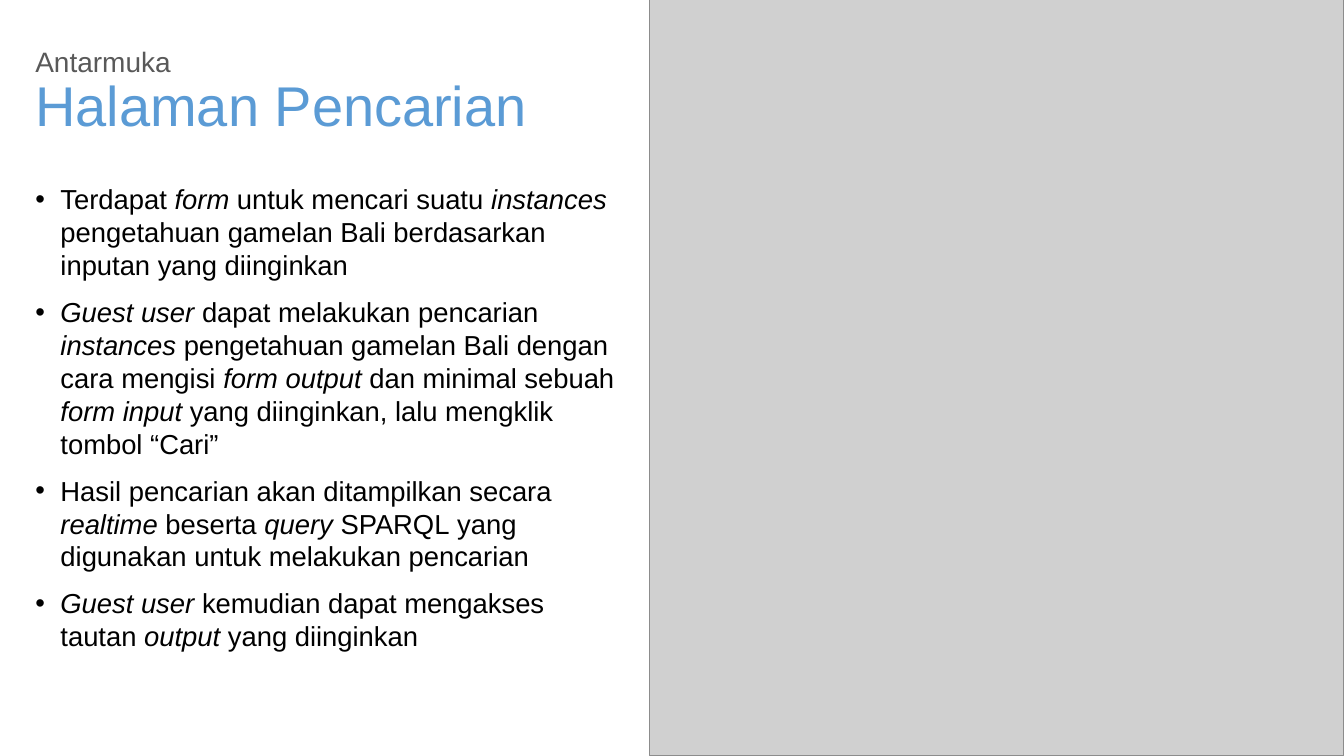
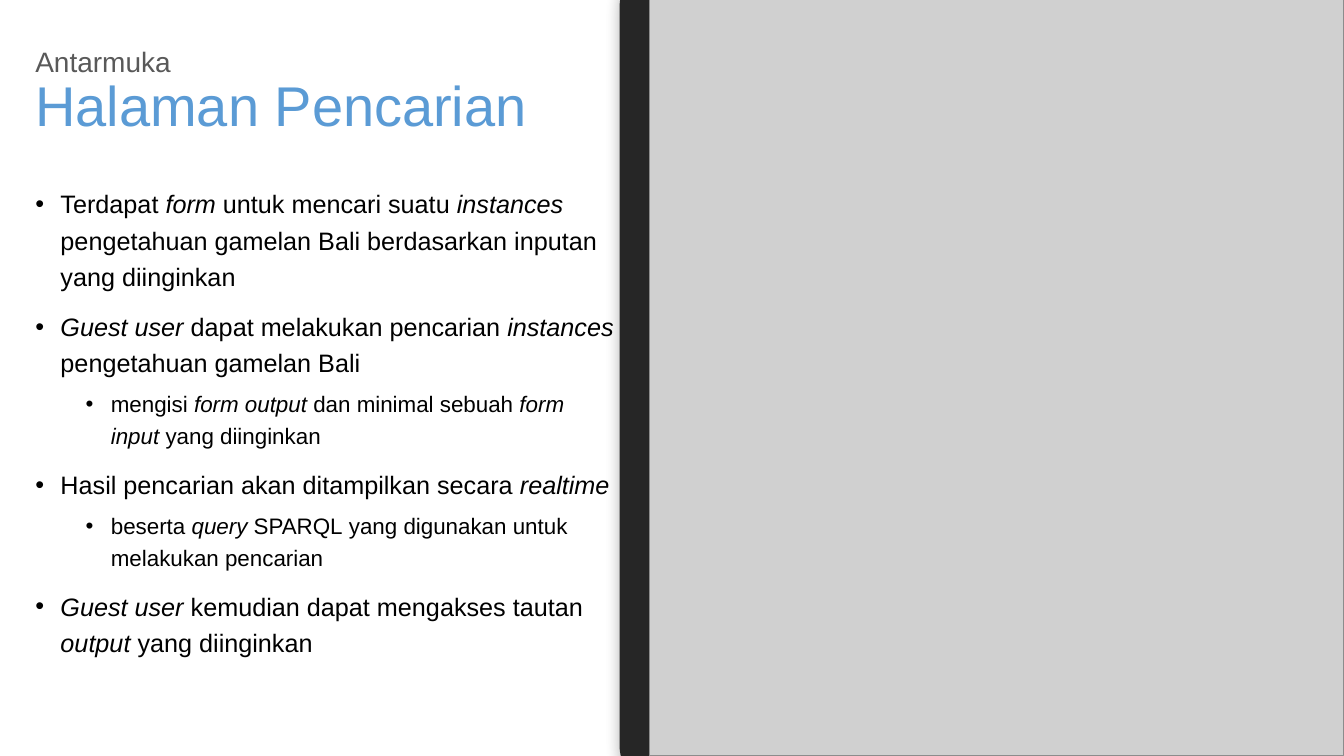
Before and after one commit to wardanacoolant/Tugas-Akhir, a slide deck: slide 31 of Hari-H Sidang/Rancangan Presentasi Skripsi.pptx (slide 29 before the commit). Drawn at 1344x756 pixels with LibreOffice and Linux fonts; fonts in the diff are those of the drawing; grey boxes stand for pictures. Boxes give left, top, right and bottom in pixels: in the first picture for what was removed or moved away, otherwise in the second. Text is boxed around its words. In the diff, an @@ line names an element or a change of style, - is before the commit and + after.

```diff
--- a/Hari-H Sidang/Rancangan Presentasi Skripsi.pptx
+++ b/Hari-H Sidang/Rancangan Presentasi Skripsi.pptx
@@ rounded rectangle added at (620,0,1344,756), fill #262626 @@
@@ text at (60,194,597,658): size 19.6 to 18 pt in "Terdapat form untuk mencari suatu instances pengetahuan ...", "Guest user kemudian dapat mengakses tautan output ..."; line spacing 1 to 1.2 @@
@@ text at (60,317,613,571): text changed; size 19.6 to 16 pt @@
-• Guest user dapat melakukan pencarian instances pengetahuan gamelan Bali dengan cara mengisi form output dan minimal sebuah form input yang diinginkan, lalu mengklik tombol “Cari”
-• Hasil pencarian akan ditampilkan secara realtime beserta query SPARQL yang digunakan untuk melakukan pencarian
+• Guest user dapat melakukan pencarian instances pengetahuan gamelan Bali
+  • mengisi form output dan minimal sebuah form input yang diinginkan
+• Hasil pencarian akan ditampilkan secara realtime
+  • beserta query SPARQL yang digunakan untuk melakukan pencarian
```
Also in this commit, not shown: 31 other slides changed, 7 slides added, 1 slide removed, 6 other files.
